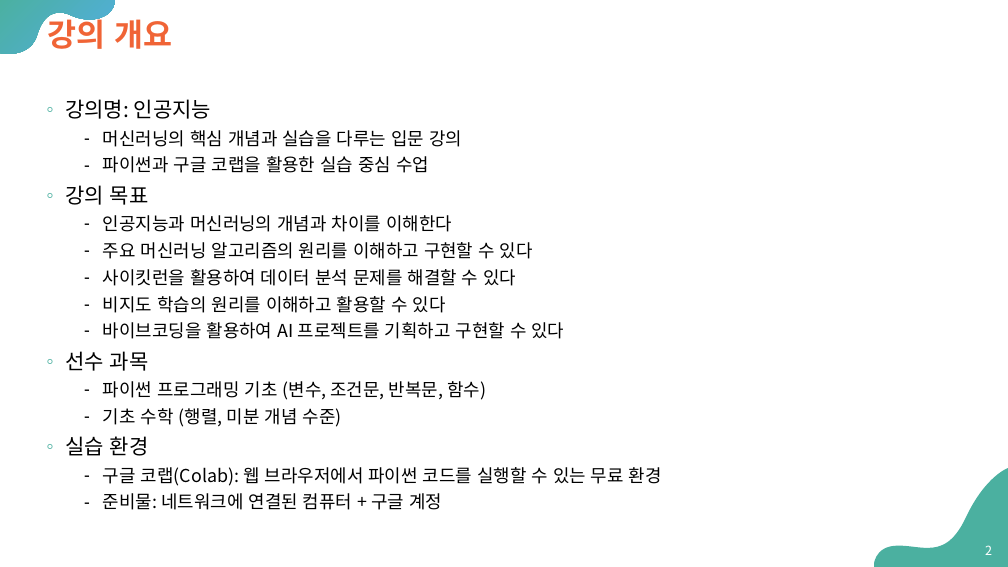
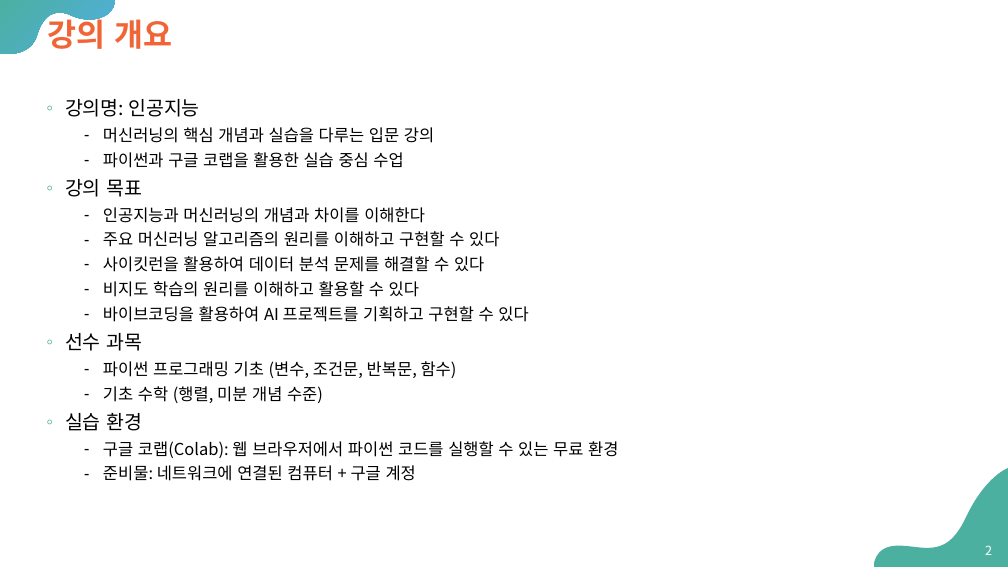
Before and after one commit to Sangdon-Park/Sangdon-Park.github.io, a slide deck: slide 2 of data/인공지능/00 - preview.pptx. Drawn at 1008x567 pixels with LibreOffice and Linux fonts; fonts in the diff are those of the drawing. Boxes give left, top, right and bottom in pixels: in the first picture for what was removed or moved away, otherwise in the second. Text is boxed around its words. In the diff, an @@ line names an element or a change of style, - is before the commit and + after.

```diff
--- a/data/인공지능/00 - preview.pptx
+++ b/data/인공지능/00 - preview.pptx
@@ text "강의명: 인공지능" at [65, 99, 618, 481]: size 20 to 18.5 pt in "강의명: 인공지능", "강의 목표", "선수 과목", "실습 환경"; size 17 to 15.7 pt @@
```
Also in this commit, not shown: 1 other slide changed, 3 other files.
